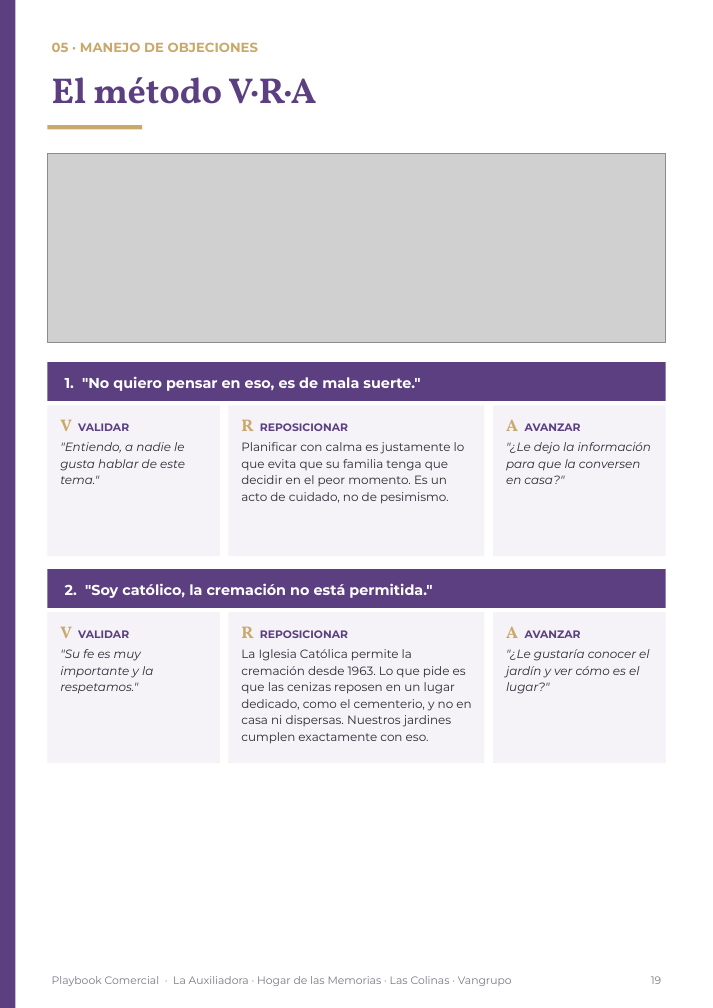
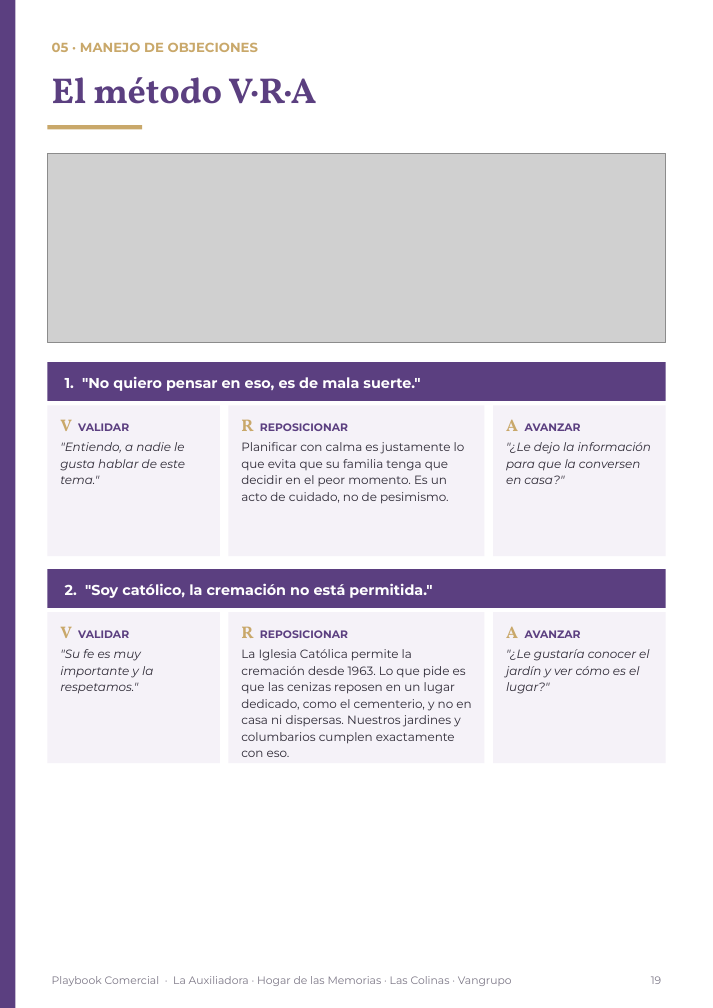
Before and after one commit to os267/teste, a slide deck: slide 19 of playbook/salida/Playbook_Comercial_Cremacion_Vangrupo_Vertical.pptx. Drawn at 713x1008 pixels with LibreOffice and Linux fonts; fonts in the diff are those of the drawing; grey boxes stand for pictures. Boxes give left, top, right and bottom in pixels: in the first picture for what was removed or moved away, otherwise in the second. Text is boxed around its words. In the diff, an @@ line names an element or a change of style, - is before the commit and + after.

```diff
--- a/playbook/salida/Playbook_Comercial_Cremacion_Vangrupo_Vertical.pptx
+++ b/playbook/salida/Playbook_Comercial_Cremacion_Vangrupo_Vertical.pptx
@@ text at (241,649,471,757): text changed @@
-La Iglesia Católica permite la cremación desde 1963. Lo que pide es que las cenizas reposen en un lugar dedicado, como el cementerio, y no en casa ni dispersas. Nuestros jardines cumplen exactamente con eso.
+La Iglesia Católica permite la cremación desde 1963. Lo que pide es que las cenizas reposen en un lugar dedicado, como el cementerio, y no en casa ni dispersas. Nuestros jardines y columbarios cumplen exactamente con eso.
```
Also in this commit, not shown: 8 other slides changed, 12 other files.
